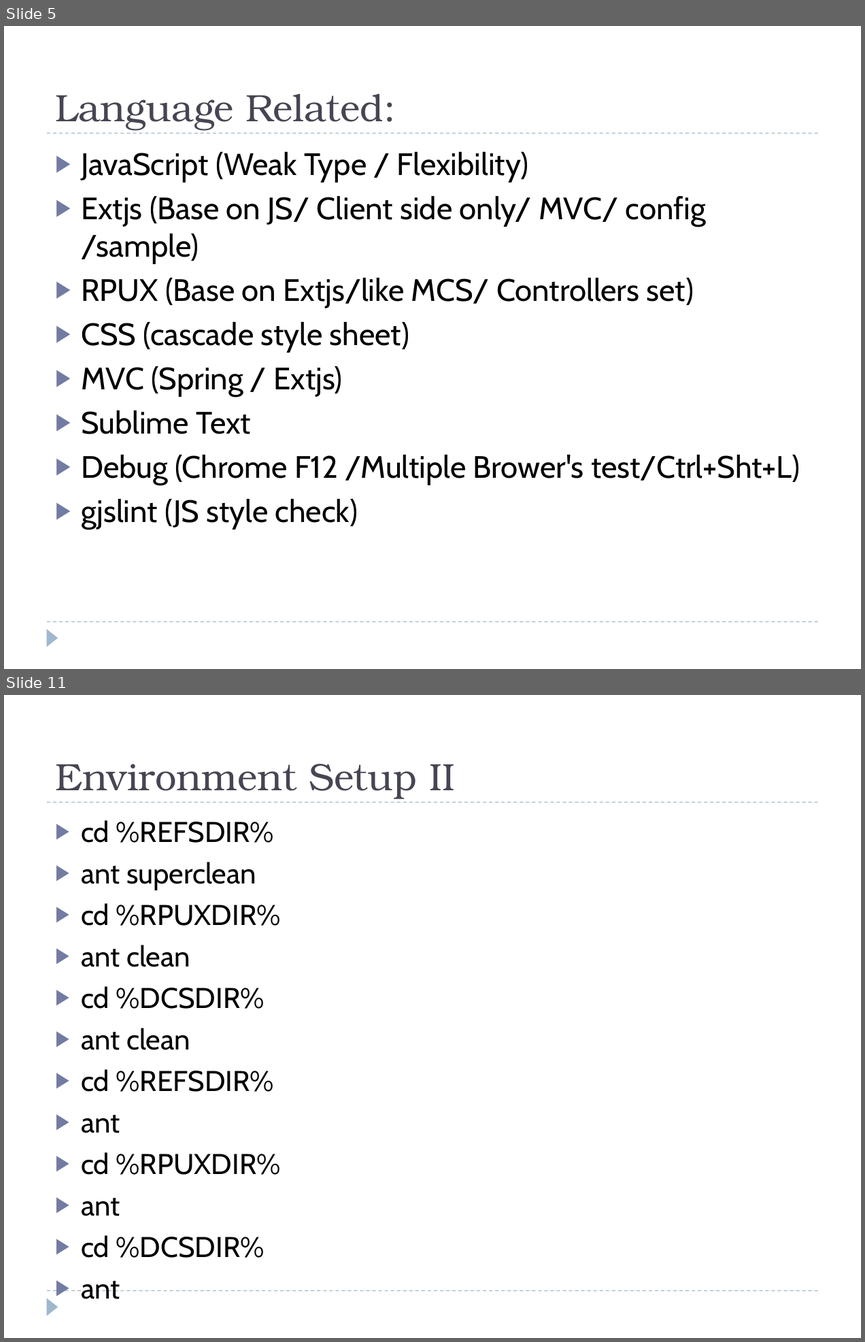
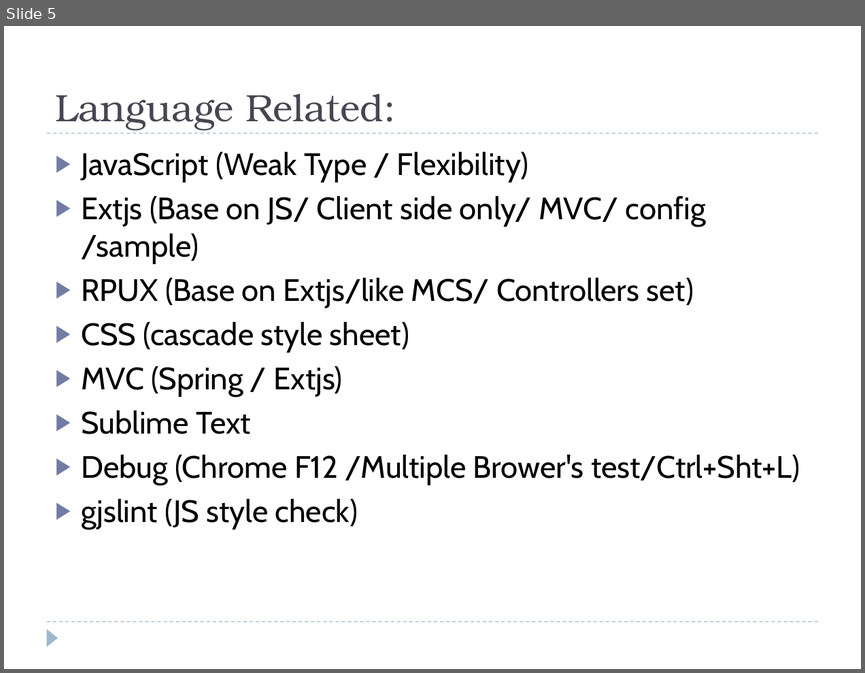
Before and after one commit to SamNiBoy/Trainning, a slide deck: Productivity_Git_Training.pptx. Shown one above the other, each under a label of ours: slides 5 and 11 before the commit, slide 5 after it; the slides between them are not shown. The pictures are 865x1342 and 865x673 pixels, drawn with LibreOffice and Linux fonts; fonts in the diff are those of the drawing. Boxes give left, top, right and bottom in pixels: in the first picture for what was removed or moved away, otherwise in the second. Text is boxed around its words. In the diff, an @@ line names an element or a change of style, - is before the commit and + after.

```diff
--- a/Productivity_Git_Training.pptx
+++ b/Productivity_Git_Training.pptx
@@ slide 11 removed at (x1=4, y1=695, x2=861, y2=1338), background #FFFFFF; not listed: 3 template elements that a slide beside it also shows @@
@@ title removed at (x1=55, y1=764, x2=455, y2=799) @@
-Environment Setup II
@@ text removed at (x1=81, y1=820, x2=281, y2=1257) @@
-▶ cd %REFSDIR%
-▶ ant superclean
-▶ cd %RPUXDIR%
-▶ ant clean
-▶ cd %DCSDIR%
-▶ ant clean
-▶ cd %REFSDIR%
-▶ ant
-▶ cd %RPUXDIR%
-▶ ant
-▶ cd %DCSDIR%
-▶ ant
```
Also in this commit, not shown: 1 slide changed, 2 slides added, 12 other slides removed.
